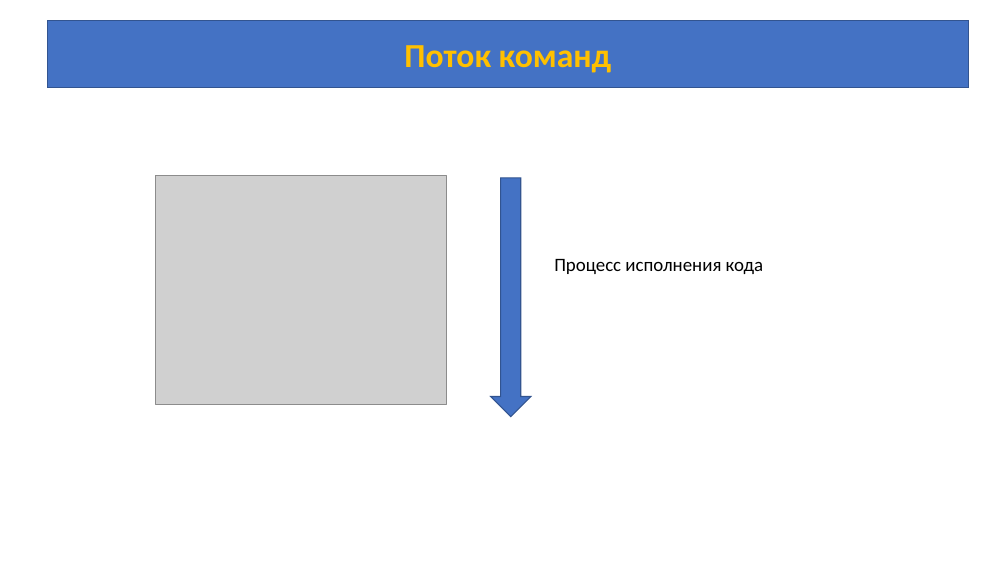
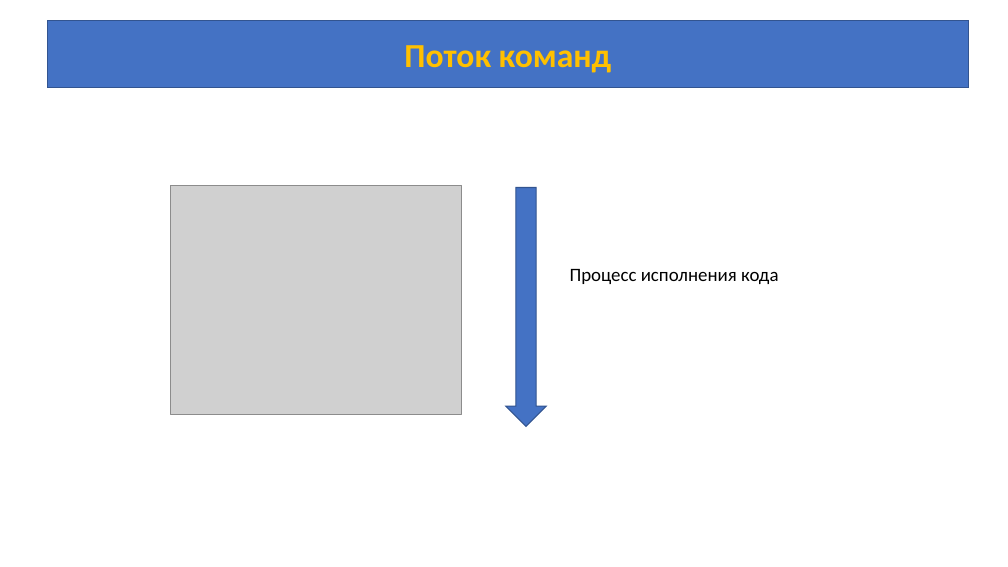
Before and after one commit to azamat7087/python-lessons, a slide deck: slide 3 of lesson 4/Lesson_4.pptx. Drawn at 1008x567 pixels with LibreOffice and Linux fonts; fonts in the diff are those of the drawing; grey boxes stand for pictures. Boxes give left, top, right and bottom in pixels: in the first picture for what was removed or moved away, otherwise in the second. Text is boxed around its words. In the diff, an @@ line names an element or a change of style, - is before the commit and + after.

Commit message:
Updated a presentation

```diff
--- a/lesson 4/Lesson_4.pptx
+++ b/lesson 4/Lesson_4.pptx
@@ 1 picture, 1 text, 1 down arrow: place and size @@
-1 picture, 1 text, 1 down arrow at (156, 175, 764, 417)
+1 picture, 1 text, 1 down arrow at (171, 185, 779, 426)
```
Also in this commit, not shown: 1 slide added.
